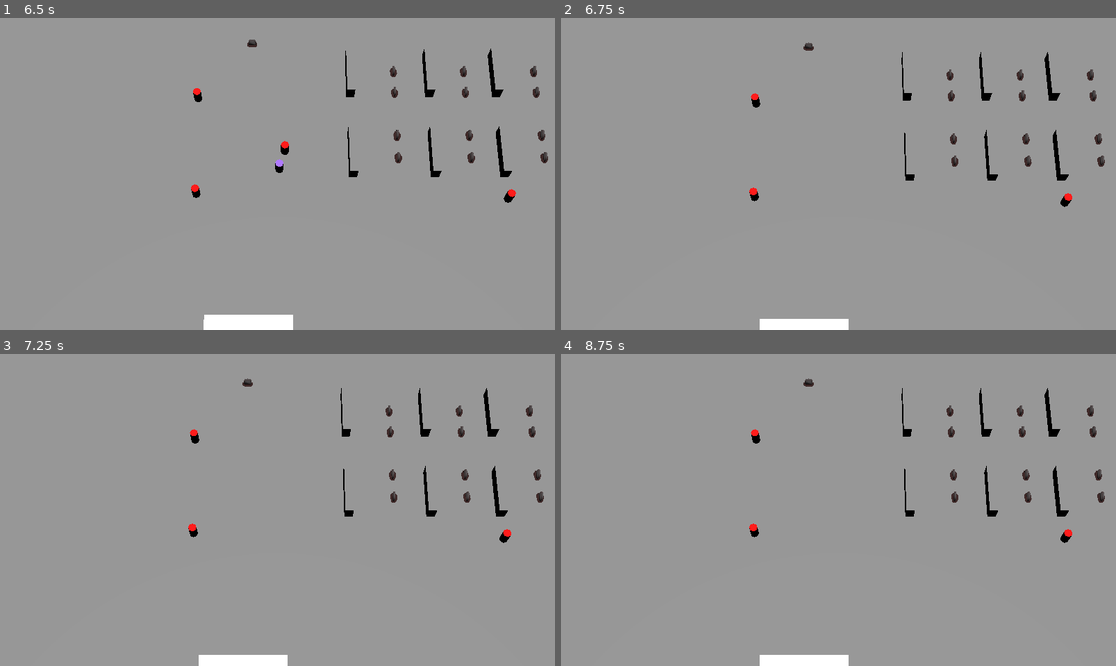
Above: before the commit, frames 1-4 (two rows, left to right).
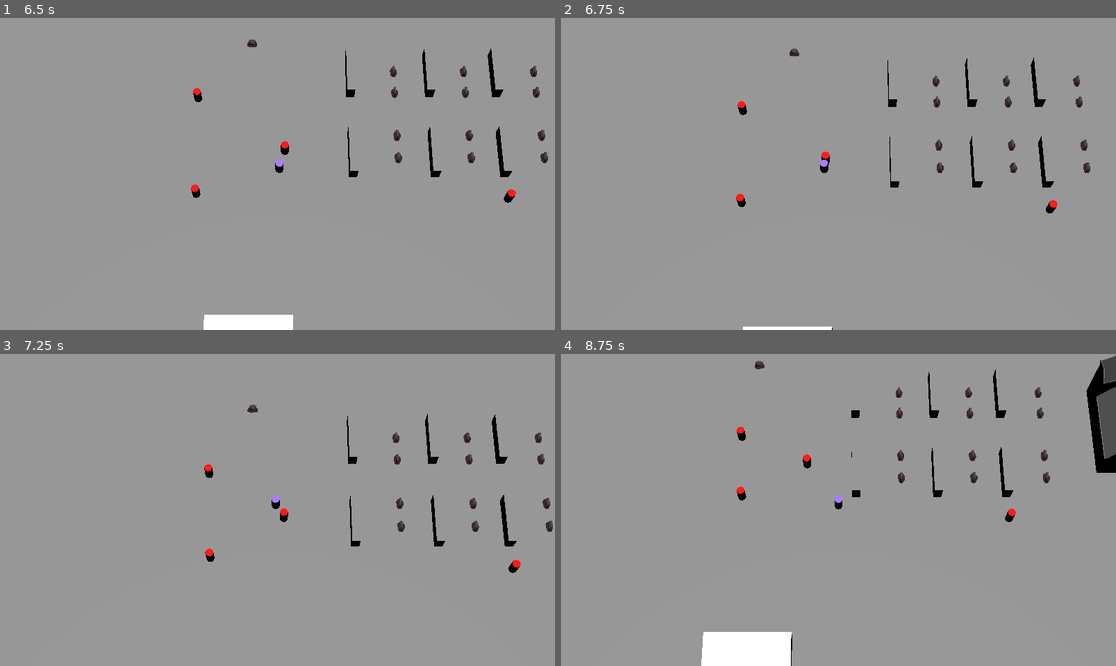
Above: after the commit, the same moments.

Repository: Paladinking/Field_Necromancer
Game: Godot game, scene res://main.tscn
The game is run twice, just before and just after one commit, with the same random seed, the same clock (stepped at 60 frames per second) and the same inputs.
Inputs:
- Up to frame 1 (6.5 s): tap Enter at 0.5 s; hold D (go_right) 0.53-1.28 s; tap Space (dig) at 0.6, 4.35 s; hold S (go_down) 1.28-2.03 s; tap Down (look_down) at 1.35, 5.1 s; hold D (go_right) 2.03-2.78 s; tap Left (look_left) at 2.1, 5.85 s; hold W (go_up) 2.78-3.53 s; tap Right (look_right) at 2.85 s; hold A (go_left) 3.53-5.03 s; tap Up (look_up) at 3.6 s; hold S (go_down) 5.03-5.78 s; hold D (go_right) from 5.78 s (still down)
- Up to frame 2 (6.75 s): release D (go_right) at 6.53 s; hold W (go_up) from 6.53 s (still down); tap Right (look_right) at 6.6 s
- Up to frame 3 (7.25 s): keep holding W (go_up)
- Up to frame 4 (8.75 s): release W (go_up) at 7.28 s; hold D (go_right) 7.28-8.03 s; tap Up (look_up) at 7.35 s; hold S (go_down) from 8.03 s (still down); tap Space (dig) at 8.1 s

Frame 1 is identical in both runs. In frame 2, 3.0% of the frame differs, in the area x 31-98%, y 7-100%; in frame 3, 3.0%; in frame 4, 5.8%, in the area x 25-100%, y 0-100%.
Error before the commit: Invalid access to property or key 'position' on a base object of type 'null instance'. (res://main.gd:17)

Commit message:
Fixed hp

Diff:
--- a/Characters/fighter.tscn
+++ b/Characters/fighter.tscn
@@ -15,6 +15,7 @@
 collision_layer = 5
 script = ExtResource("1_pdd31")
 dmg = 3
+_hp = 20
 
 [node name="CollisionShape3D" type="CollisionShape3D" parent="."]
 transform = Transform3D(1, 0, 0, 0, 1, 0, 0, 0, 1, 0, 1, 0)
--- a/Characters/player.tscn
+++ b/Characters/player.tscn
@@ -14,6 +14,7 @@
 [node name="Player" type="CharacterBody3D"]
 collision_layer = 3
 script = ExtResource("1_daf4w")
+_hp = 30
 
 [node name="CollisionShape3D" type="CollisionShape3D" parent="."]
 transform = Transform3D(1, 0, 0, 0, 1, 0, 0, 0, 1, 0, 1, 0)
Not shown: 1 places in Characters/fighter.tscn that only renumber resources
Not shown: 1 places in main.tscn that only renumber resources
